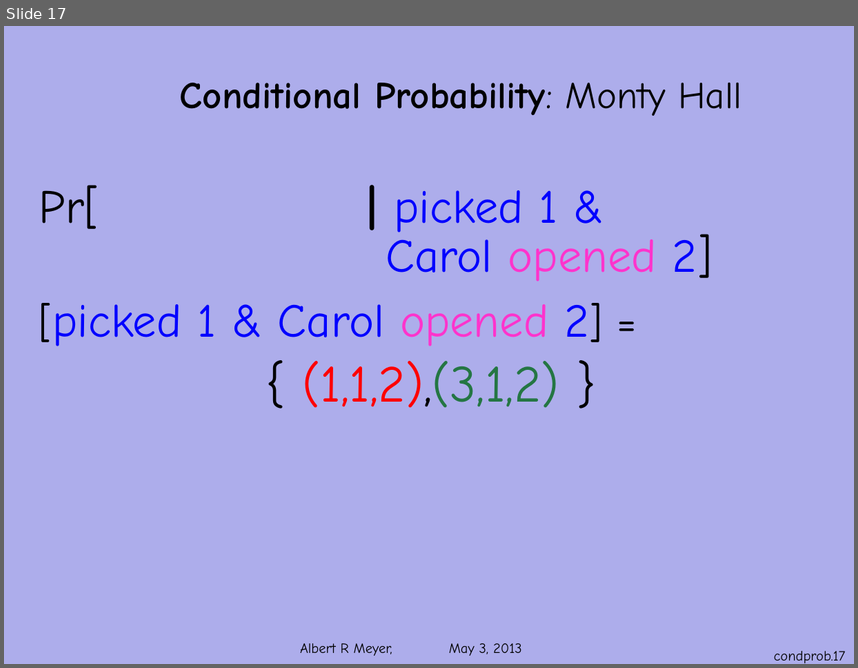
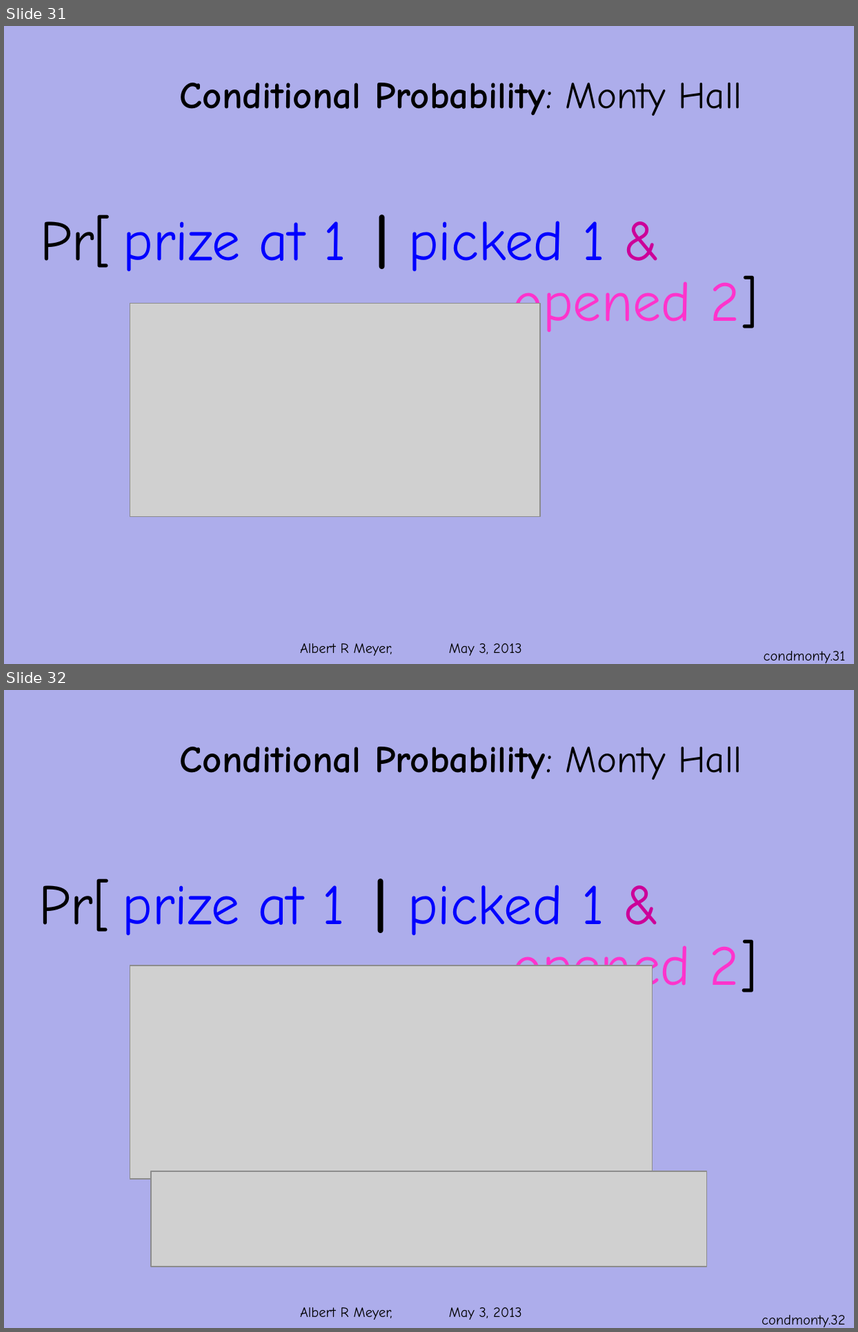
Before and after one commit to armeyer/mcs_web, a slide deck: spring13/slides13/conditional-monty.pptx. Shown one above the other, each under a label of ours: slide 17 before the commit, slides 31 and 32 after it. The pictures are 858x668 and 858x1332 pixels, drawn with LibreOffice and Linux fonts; fonts in the diff are those of the drawing; grey boxes stand for pictures; background and template pictures are left out. Boxes give left, top, right and bottom in pixels: in the first picture for what was removed or moved away, otherwise in the second. Text is boxed around its words. In the diff, an @@ line names an element or a change of style, - is before the commit and + after.

Commit message:
add cp14m, edit prob-conditional conditional-monty.pptx

```diff
--- a/spring13/slides13/conditional-monty.pptx
+++ b/spring13/slides13/conditional-monty.pptx
@@ slide 32 added at (x1=4, y1=690, x2=854, y2=1328), background #ADADEB; not listed: 1 template element that a slide beside it also shows @@
@@ title added at (x1=180, y1=747, x2=742, y2=780), 32 pt, text #000000, bold @@
+Conditional Probability: Monty Hall
@@ text added at (x1=39, y1=878, x2=757, y2=1003), 48 pt, text #0000FF @@
+Pr[ prize at 1 | picked 1 &
+opened 2]
@@ picture added at (x1=130, y1=965, x2=653, y2=1179) @@
@@ picture added at (x1=151, y1=1171, x2=707, y2=1266) @@
@@ page number added at (x1=762, y1=1314, x2=845, y2=1327), 12 pt, text #000000 @@
+condmonty.32
@@ what was slide 17 is now slide 31 @@
@@ slide 31 changed as well @@
@@ text at (x1=40, y1=214, x2=758, y2=339): text changed; size 40 to 48 pt @@
-Pr[ | picked 1 &
-Carol opened 2]
-[picked 1 & Carol opened 2] =
-{ (1,1,2),(3,1,2) }
+Pr[ prize at 1 | picked 1 &
+opened 2]
@@ picture added at (x1=130, y1=303, x2=540, y2=517) @@
@@ page number at (x1=764, y1=650, x2=846, y2=663): text changed @@
-condprob.17
+condmonty.31
```
Also in this commit, not shown: 15 other slides changed, 17 other slides added, 1 slide removed, 2 other files.
